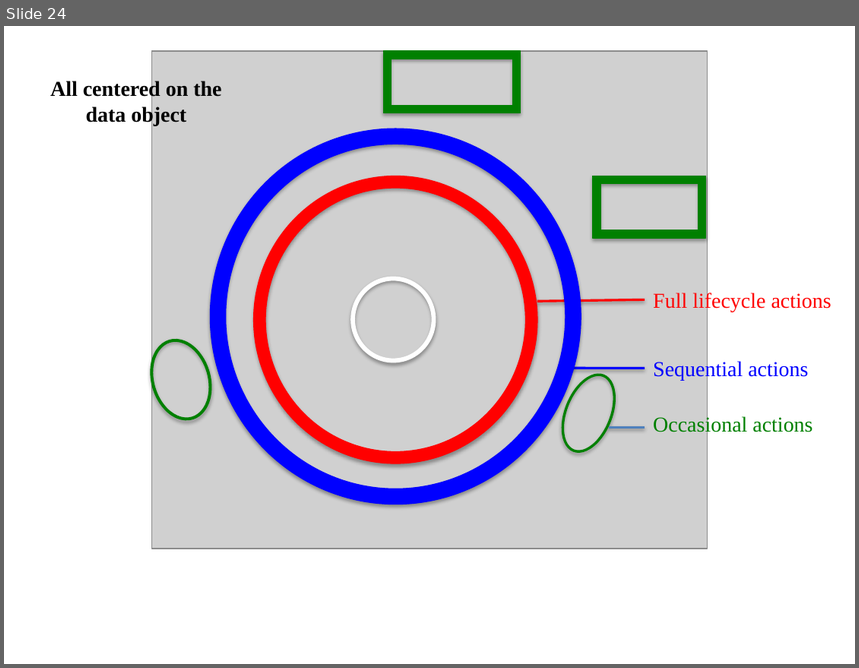
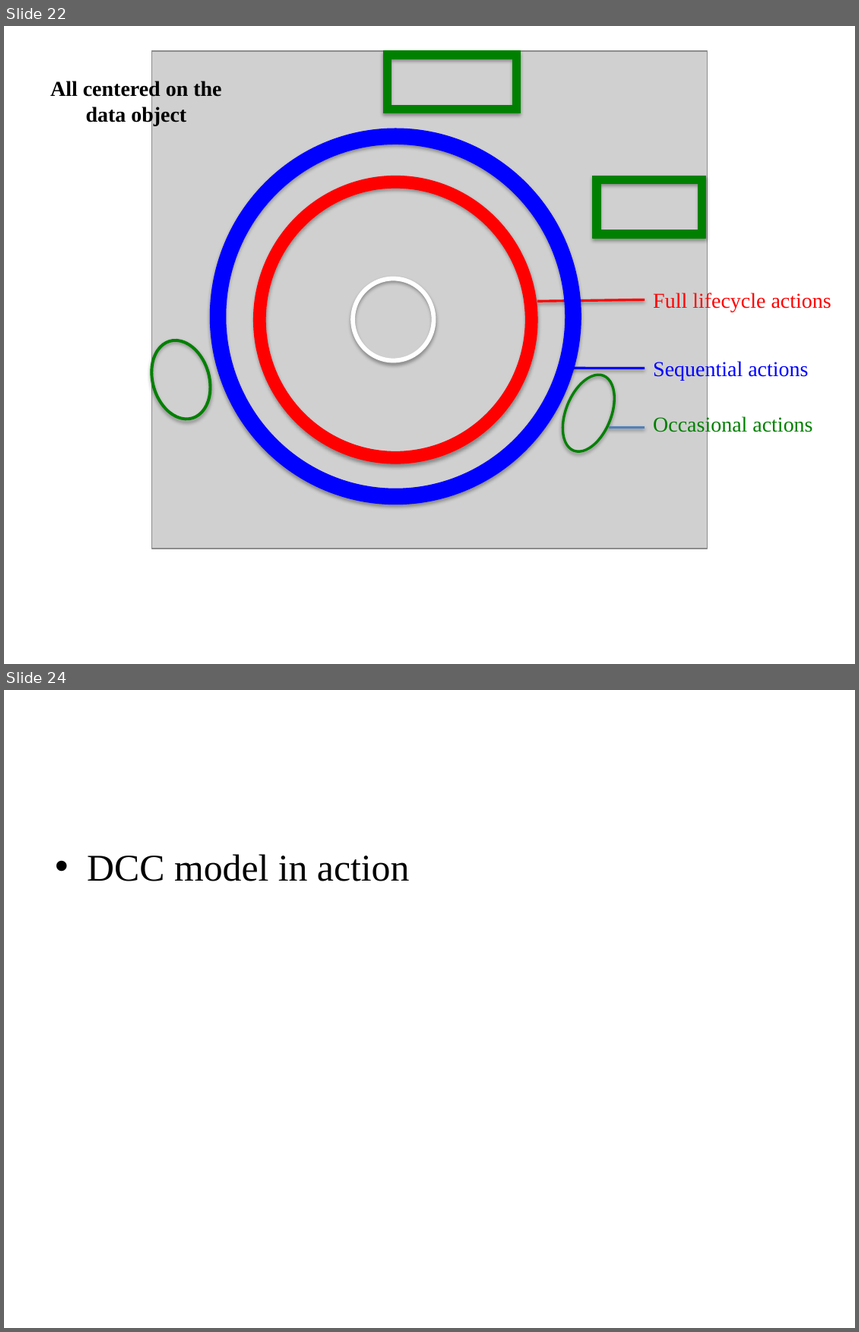
Before and after one commit to DataCurationWorkshop/HongKongCurationWorkshop, a slide deck: Day_1/Lectures/Slides/Day_1_Lecture_LifeCyclesIntro.pptx. Shown one above the other, each under a label of ours: slide 24 before the commit, slides 22 and 24 after it; the slides between them are not shown. The pictures are 859x668 and 859x1332 pixels, drawn with LibreOffice and Linux fonts; fonts in the diff are those of the drawing; grey boxes stand for pictures; background and template pictures are left out. Boxes give left, top, right and bottom in pixels: in the first picture for what was removed or moved away, otherwise in the second. Text is boxed around its words. In the diff, an @@ line names an element or a change of style, - is before the commit and + after.

```diff
--- a/Day_1/Lectures/Slides/Day_1_Lecture_LifeCyclesIntro.pptx
+++ b/Day_1/Lectures/Slides/Day_1_Lecture_LifeCyclesIntro.pptx
@@ slide 24 added at (x1=4, y1=690, x2=855, y2=1328), background #FFFFFF @@
@@ text added at (x1=87, y1=854, x2=410, y2=882), 32 pt, text #000000 @@
+• DCC model in action
@@ what was slide 24 is now slide 22 @@
```
Also in this commit, not shown: 1 slide changed, 7 slides removed, 5 other files.
